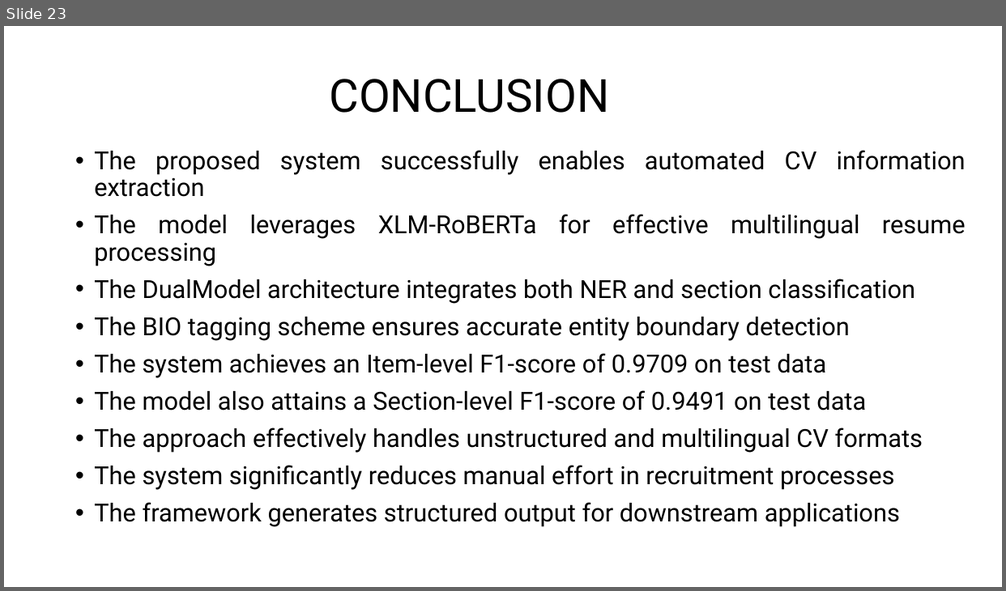
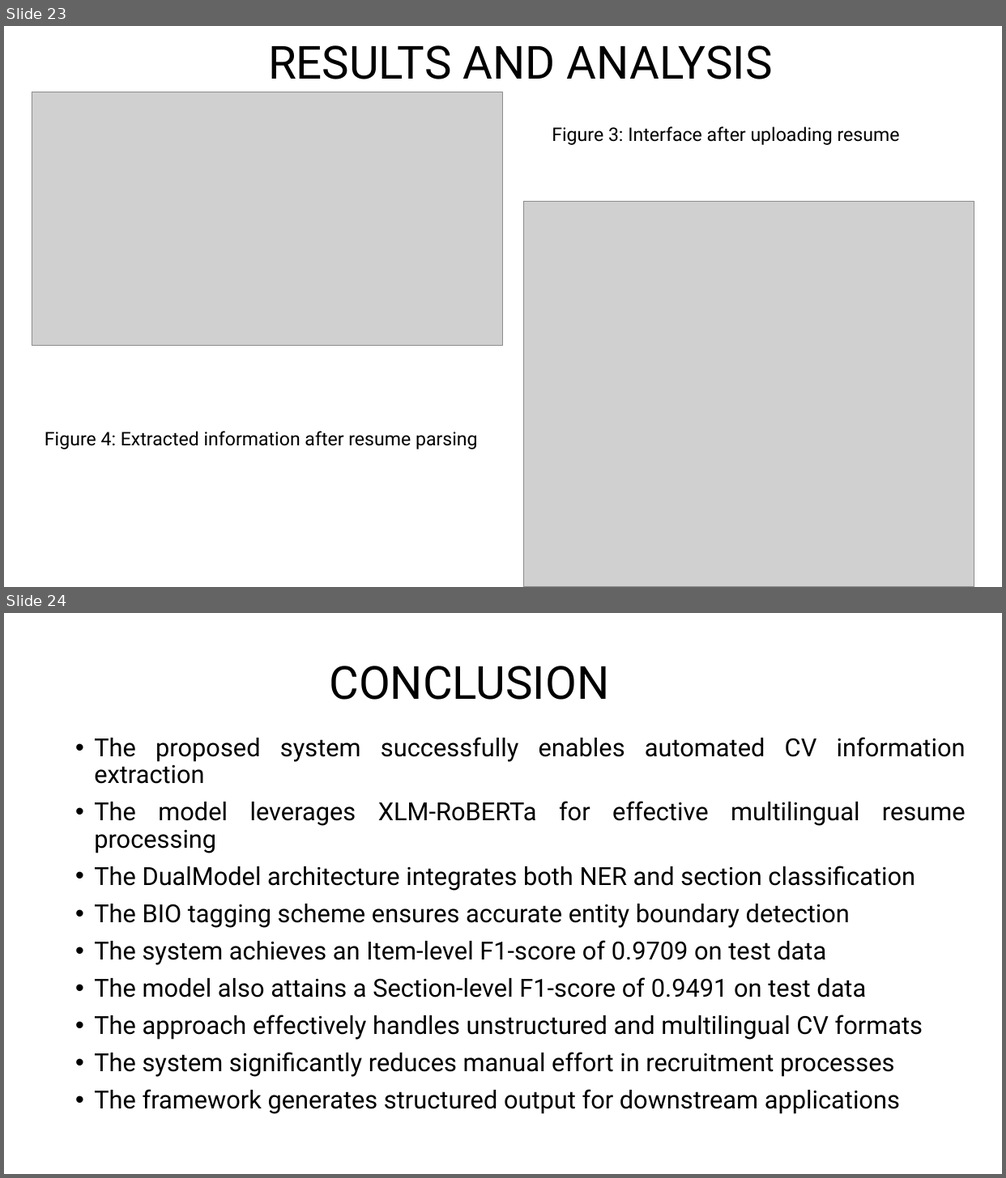
Before and after one commit to SujanaArikati/Repo1, a slide deck: Final_Internal_PPT.pptx. Shown one above the other, each under a label of ours: slide 23 before the commit, slides 23 and 24 after it. The pictures are 1006x591 and 1006x1178 pixels, drawn with LibreOffice and Linux fonts; fonts in the diff are those of the drawing; grey boxes stand for pictures. Boxes give left, top, right and bottom in pixels: in the first picture for what was removed or moved away, otherwise in the second. Text is boxed around its words. In the diff, an @@ line names an element or a change of style, - is before the commit and + after.

```diff
--- a/Final_Internal_PPT.pptx
+++ b/Final_Internal_PPT.pptx
@@ slide 23 added at (4, 26, 1002, 587), background #FFFFFF @@
@@ title added at (268, 45, 773, 79), 44 pt, text #000000 @@
+RESULTS AND ANALYSIS
@@ picture added at (32, 92, 503, 346) @@
@@ text added at (552, 126, 900, 145), 18 pt, text #000000 @@
+Figure 3: Interface after uploading resume
@@ picture added at (523, 201, 974, 587) @@
@@ text added at (44, 431, 478, 450), 18 pt, text #000000 @@
+Figure 4: Extracted information after resume parsing
@@ what was slide 23 is now slide 24 @@
```
Also in this commit, not shown: 2 slides changed.
